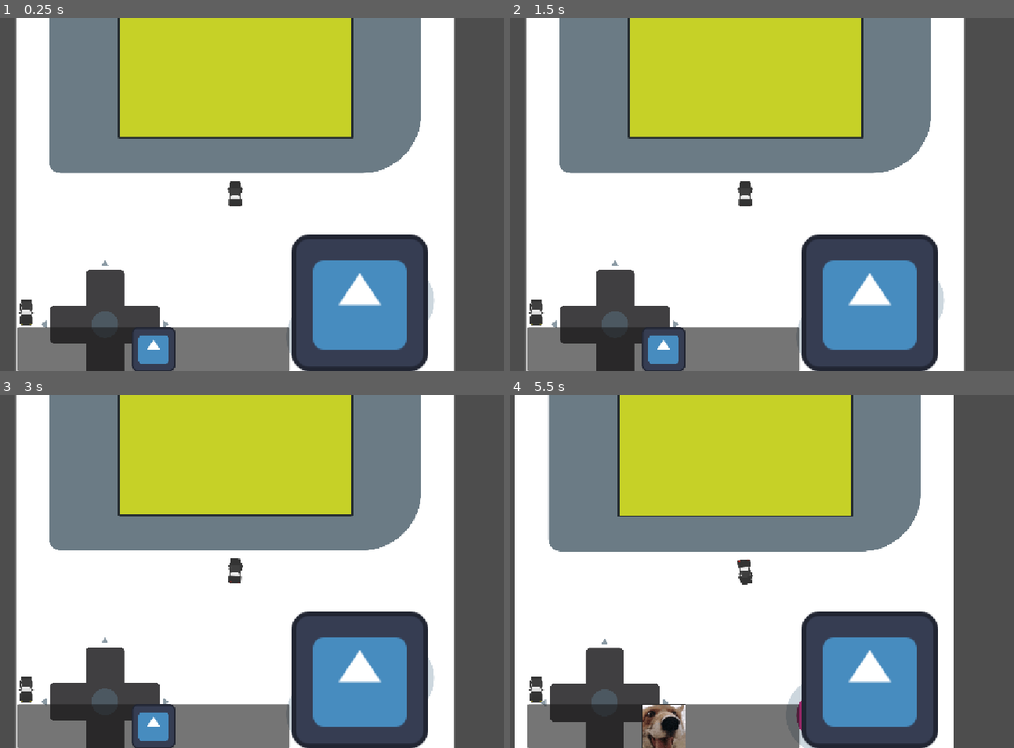
Above: before the commit, frames 1-4 (two rows, left to right).
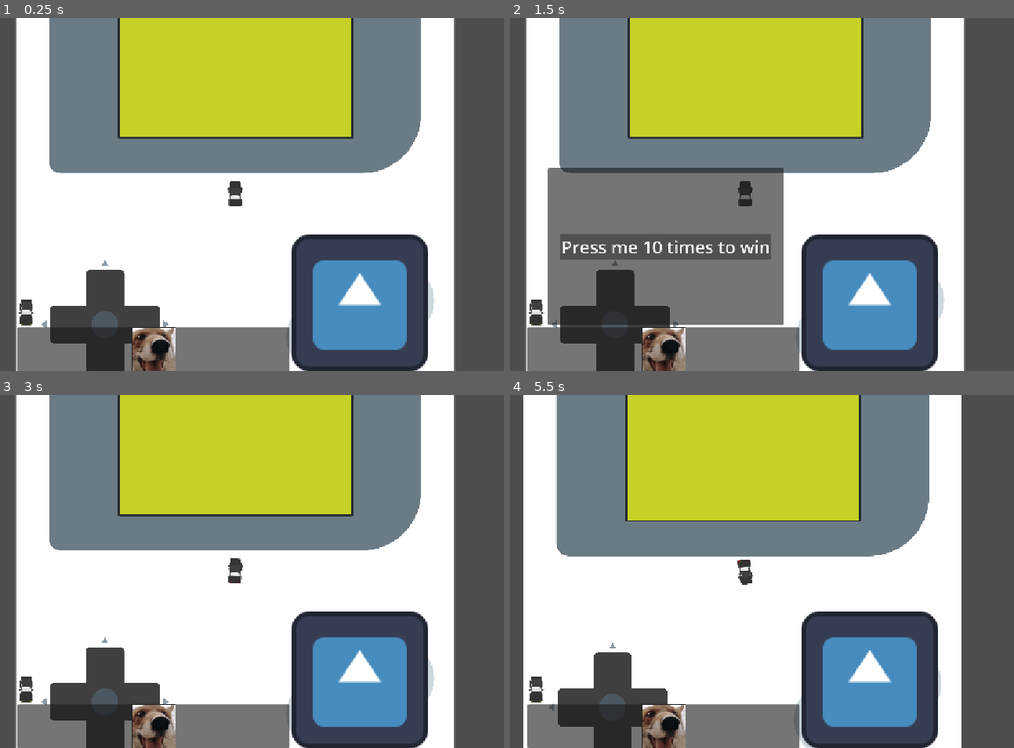
Above: after the commit, the same moments.

Repository: DBorgKiwami/game-jam-2
Game: Godot game, scene res://levels/testlevel.tscn
Two runs of this game, one before a commit and one after it. Both use one fixed random seed, a clock stepped at 60 frames per second and the inputs below. The engine's default icon, where the game draws it, is replaced by a stand-in: a white triangle on a blue panel in a dark square.
Inputs (mouse positions are in pixels of both pictures, inside the frame that each line leads up to):
- Up to frame 1 (0.25 s): no input
- Up to frame 2 (1.5 s): click (661, 349) at 0.52 s; click (666, 247) at 1.25 s, where only the run after the commit has a clickable "Press me 10 times to win"
- Up to frame 3 (3 s): click (25, 687) at 2 s; tap Enter at 2.75 s; hold Right (turn_right) from 2.78 s (still down); hold Up (gas_pedal) from 2.78 s (still down)
- Up to frame 4 (5.5 s): release Right (turn_right) at 3.53 s; release Up (gas_pedal) at 3.53 s; hold Space (brakes) 3.53-4.28 s; tap Up (gas_pedal) at 3.6, 5.1 s; hold Up (gas_pedal) 4.28-5.03 s; hold Right (turn_right) from 4.28 s (still down)

The runs differ from the first frame. In frame 1, 1.0% of the frame differs, in the area x 26-35%, y 87-100%; in frame 2, 20%, in the area x 7-55%, y 42-100%; in frame 3, 1.0%; in frame 4, 9.4%.

Commit message:
Sample minigame workflow FIN.
braking breaks engine, must fix via minigame

Diff:
--- /dev/null
+++ b/globals/car_stats.gd
@@ -0,0 +1,31 @@
+extends Node
+enum car_part {ENGINE, WHEEL, HEATING, RADIO, WINDSHIELD, AERIAL}
+
+func _ready() -> void:
+	SignalBus.connect("broken_part", _break_part)
+	SignalBus.connect("part_repaired", _fix_part)
+
+var engine : bool = true
+var wheel : bool = true
+var heating : bool = true
+var radio : bool = true
+var windshield : bool = true
+var aerial : bool = true
+
+# broken part signal received: update respective flag
+func _break_part(index : int):
+	print("updating car stats, index: ", index)
+	print(car_part.ENGINE)
+	match index:
+		car_part.ENGINE:
+			print("setting engine to false")
+			engine = false
+
+# fixed part signal received: update respective flag
+func _fix_part(index : int):
+	print("fixed part!")
+	print(index, car_part.ENGINE)
+	match index:
+		car_part.ENGINE:
+			print("setting engine to true")
+			engine = true
--- a/minigames/testminigame.gd
+++ b/minigames/testminigame.gd
@@ -5,4 +5,5 @@
 func _on_button_pressed() -> void:
 	counter+=1;
 	if counter == 10:
-		SignalBus.emit_signal("part_repaired", 1)
+		SignalBus.emit_signal("part_repaired", 0)
+		counter = 0;
--- a/player/player.gd
+++ b/player/player.gd
@@ -21,15 +21,14 @@
 var forwardSpeed : float = 0
 var turningSpeed : float = 0
 
-func _ready() -> void:
-	SignalBus.connect("broken_part", _break_part)
+#func _ready() -> void:
+	#SignalBus.connect("broken_part", _break_part)
 
-func _break_part(index : int):
-	print("part broken!", index)
+#func _break_part(index : int):
+	#print("part broken!", index)
 
 func _input(event: InputEvent) -> void:
 	pass
-
 
 func rotating(delta: float):
 	direction = direction.rotated(turningSpeed * delta)
@@ -48,7 +47,7 @@
 	# TODO: actually breaking engine
 	if Input.is_action_just_pressed("brakes"):
 		print("braking caused engine to break. boohoo fix it.")
-		SignalBus.broken_part.emit(1)
+		SignalBus.broken_part.emit(0)
 
 	if Input.is_action_pressed("brakes"):
 		activeMaxSpeed = maxBrakingSpeed
@@ -66,7 +65,7 @@
 	# Movement Code
 	# Forward and Reverse car movement
 
-	if Input.is_action_pressed("gas_pedal"):
+	if Input.is_action_pressed("gas_pedal") and CarStats.engine:
 		var accel = activeAccel * delta
 		forwardSpeed = clampf(forwardSpeed + accel, -maxSpeed, maxSpeed)
 	elif Input.is_action_pressed("reverse"):
--- a/project.godot
+++ b/project.godot
@@ -18,6 +18,7 @@
 [autoload]
 
 SignalBus="*uid://c4gmx3bj0nt45"
+CarStats="*uid://d0glklfbyrpy5"
 
 [display]
 
--- a/ui/toolbar.gd
+++ b/ui/toolbar.gd
@@ -6,14 +6,14 @@
 
 # broken part signal received: enable respective button
 func _break_part(index : int):
-	$ToolbarAndWheel/Toolbar/BtnContainer/Tool1.disabled = false
-	print("part broken!", index)
+	match index:
+		CarStats.engine:
+			pass
+			print("engine broken!")
 
 # fixed part signal received: disable respective button and minigame
 func _fix_part(index : int):
-	$ToolbarAndWheel/Toolbar/BtnContainer/Tool1.disabled = true
 	close_all_tabs()
-	print("part fixed!", index)
 
 # tool 1 enables minigame 1 panel
 func _on_tool_1_pressed() -> void:
--- a/ui/toolbar.tscn
+++ b/ui/toolbar.tscn
@@ -63,7 +63,6 @@
 custom_minimum_size = Vector2(80, 80)
 custom_maximum_size = Vector2(80, 80)
 layout_mode = 2
-disabled = true
 texture_normal = ExtResource("1_gb7al")
 texture_disabled = ExtResource("2_ata6n")
 ignore_texture_size = true
Not shown, added: globals/car_stats.gd.uid
Not shown, added: ui/toolbar.tscn1275097470.tmp
